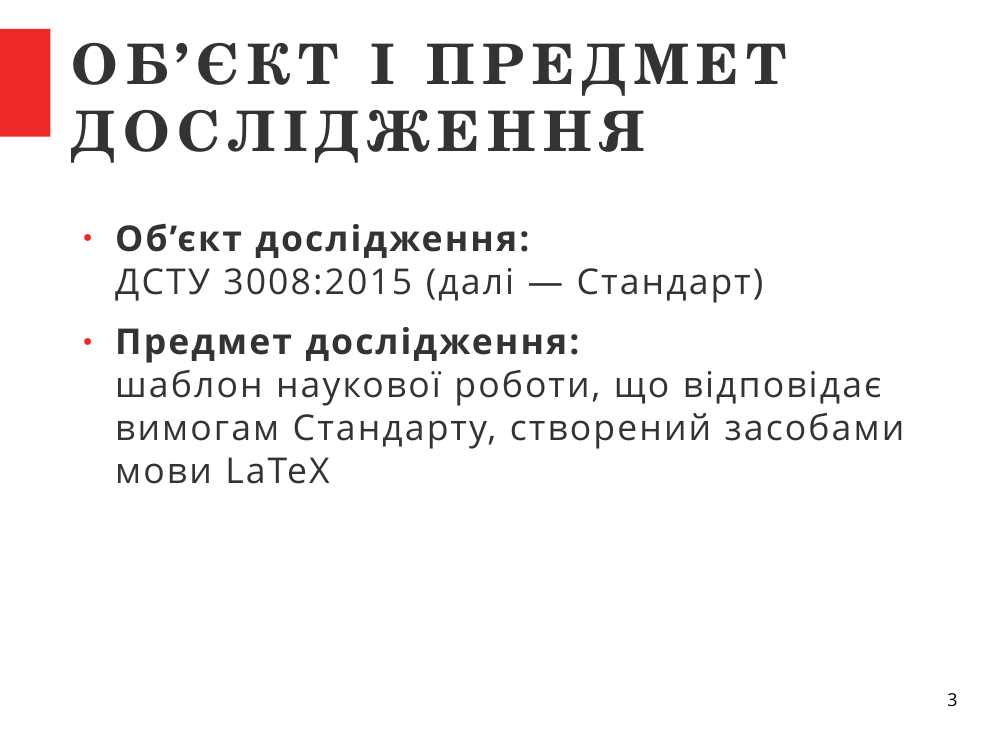
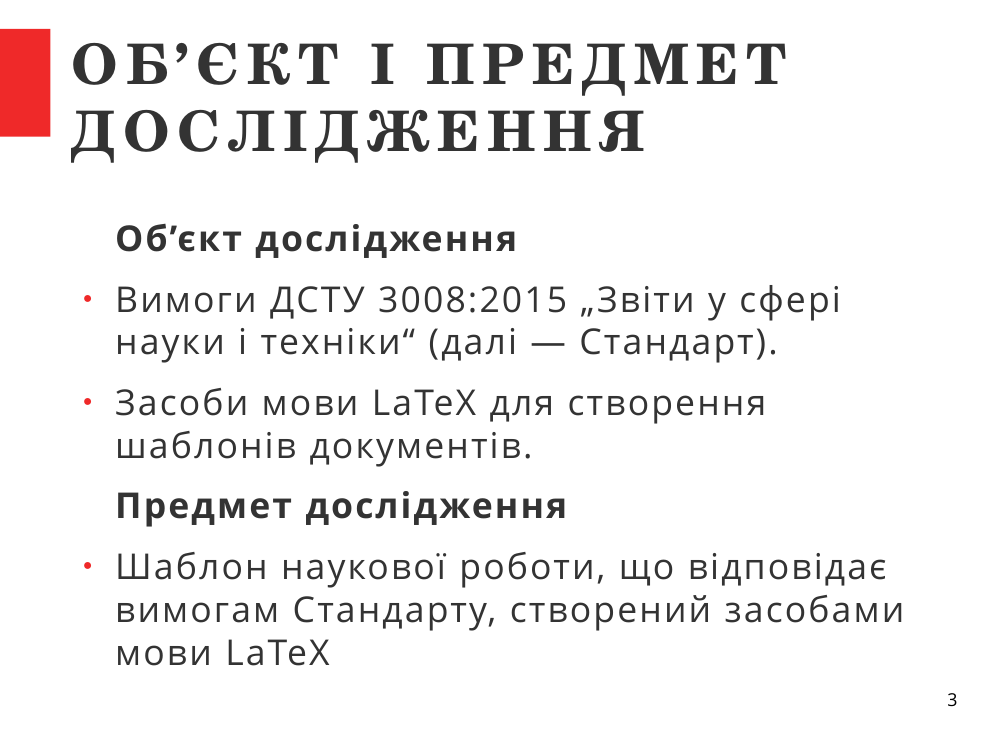
Before and after one commit to sen-den/latex-template, a slide deck: slide 3 of LaTeX - final work present.odp. Drawn at 1008x756 pixels with LibreOffice and Linux fonts; fonts in the diff are those of the drawing. Boxes give left, top, right and bottom in pixels: in the first picture for what was removed or moved away, otherwise in the second. Text is boxed around its words. In the diff, an @@ line names an element or a change of style, - is before the commit and + after.

```diff
--- a/LaTeX - final work present.odp
+++ b/LaTeX - final work present.odp
@@ text at box(115, 223, 905, 666): text changed @@
-● Об’єкт дослідження:
-  ДСТУ 3008:2015 (далі — Стандарт)
-● Предмет дослідження:
-  шаблон наукової роботи, що відповідає вимогам Стандарту, створений засобами мови LaTeX
+Об’єкт дослідження
+● Вимоги ДСТУ 3008:2015 „Звіти у сфері науки і техніки“ (далі — Стандарт).
+● Засоби мови LaTeX для створення шаблонів документів.
+Предмет дослідження
+● Шаблон наукової роботи, що відповідає вимогам Стандарту, створений засобами мови LaTeX
```
Also in this commit, not shown: 1 other slide changed, 2 other files.
